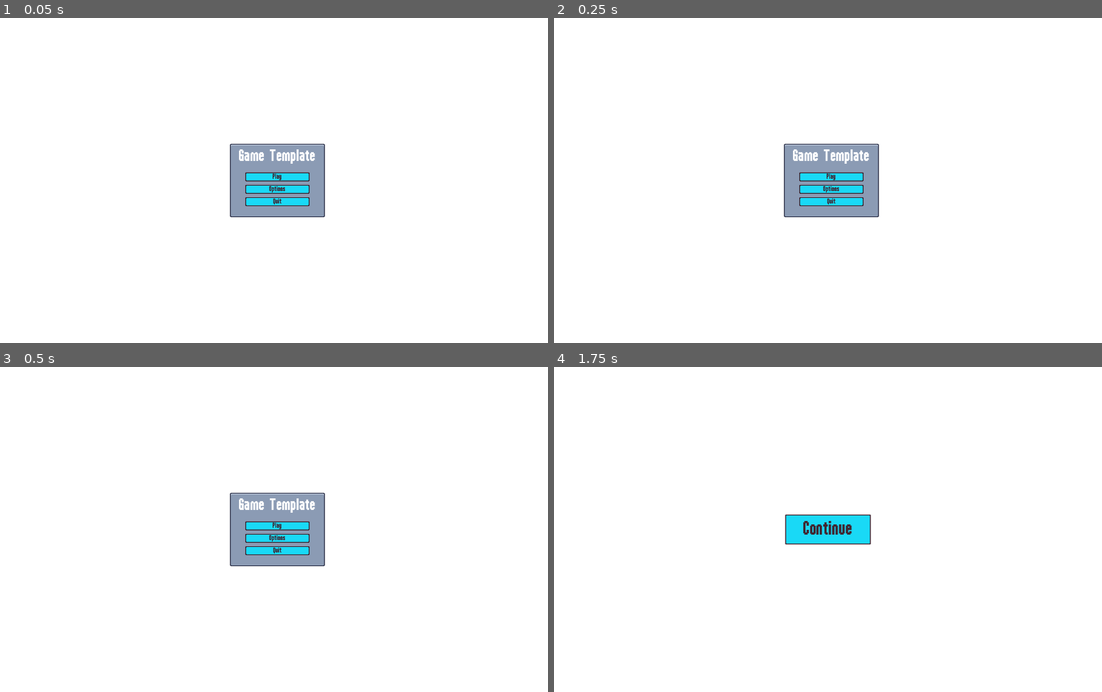
Above: before the commit, frames 1-4 (two rows, left to right).
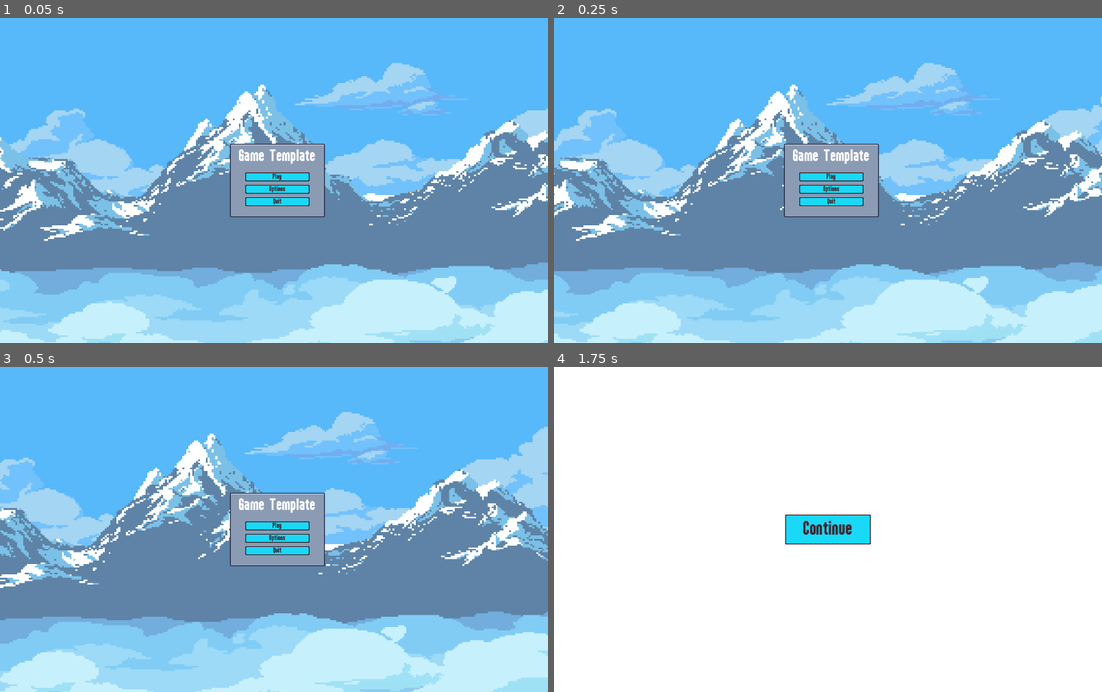
Above: after the commit, the same moments.

Repository: 0xDeadcell/TheFriendlyPlatformer
Game: Godot game, scene res://scenes/ui/main_menu.tscn
Two runs of this game, one before a commit and one after it. Both use one fixed random seed, a clock stepped at 60 frames per second and the inputs below.
Inputs (mouse positions are in pixels of both pictures, inside the frame that each line leads up to):
- Up to frame 1 (0.05 s): no input
- Up to frame 2 (0.25 s): no input
- Up to frame 3 (0.5 s): no input
- Up to frame 4 (1.75 s): click "Play" at 0.5 s; tap Enter at 1.25 s; move the mouse to (948, 513) at 1.27 s

The runs differ from the first frame. In frame 1, 93% of the frame differs, in the area x 0-100%, y 0-100%; in frame 2, 93%; in frame 3, 93%; in frame 4, nothing differs.

Commit message:
new texture

Diff:
--- a/scenes/ui/main_menu.tscn
+++ b/scenes/ui/main_menu.tscn
@@ -3,20 +3,21 @@
 [ext_resource type="Script" path="res://scenes/ui/main_menu.gd" id="1_lt8yj"]
 [ext_resource type="PackedScene" uid="uid://doqa6vjfcdi1a" path="res://scenes/ui/sound_button.tscn" id="2_aa8xj"]
 [ext_resource type="Shader" path="res://resources/shaders/background.gdshader" id="2_e5aoh"]
-[ext_resource type="Texture2D" uid="uid://d1saoawy2e1te" path="res://assets/images/square.png" id="3_cruga"]
+[ext_resource type="Texture2D" uid="uid://c5vdo0nypg0hm" path="res://assets/images/background_glacial_mountains.png" id="3_04wsa"]
 
 [sub_resource type="ShaderMaterial" id="ShaderMaterial_h615w"]
 shader = ExtResource("2_e5aoh")
-shader_parameter/speed = null
+shader_parameter/speed = 0.15
 
 [node name="MainMenu" type="CanvasLayer"]
 script = ExtResource("1_lt8yj")
 
 [node name="BackgroundShaderedSprite" type="Sprite2D" parent="."]
+texture_repeat = 2
 material = SubResource("ShaderMaterial_h615w")
-position = Vector2(649, 383)
-scale = Vector2(100, 50)
-texture = ExtResource("3_cruga")
+position = Vector2(607, 378)
+scale = Vector2(4.54246, 3.95949)
+texture = ExtResource("3_04wsa")
 
 [node name="MainMenuBody" type="MarginContainer" parent="."]
 unique_name_in_owner = true
